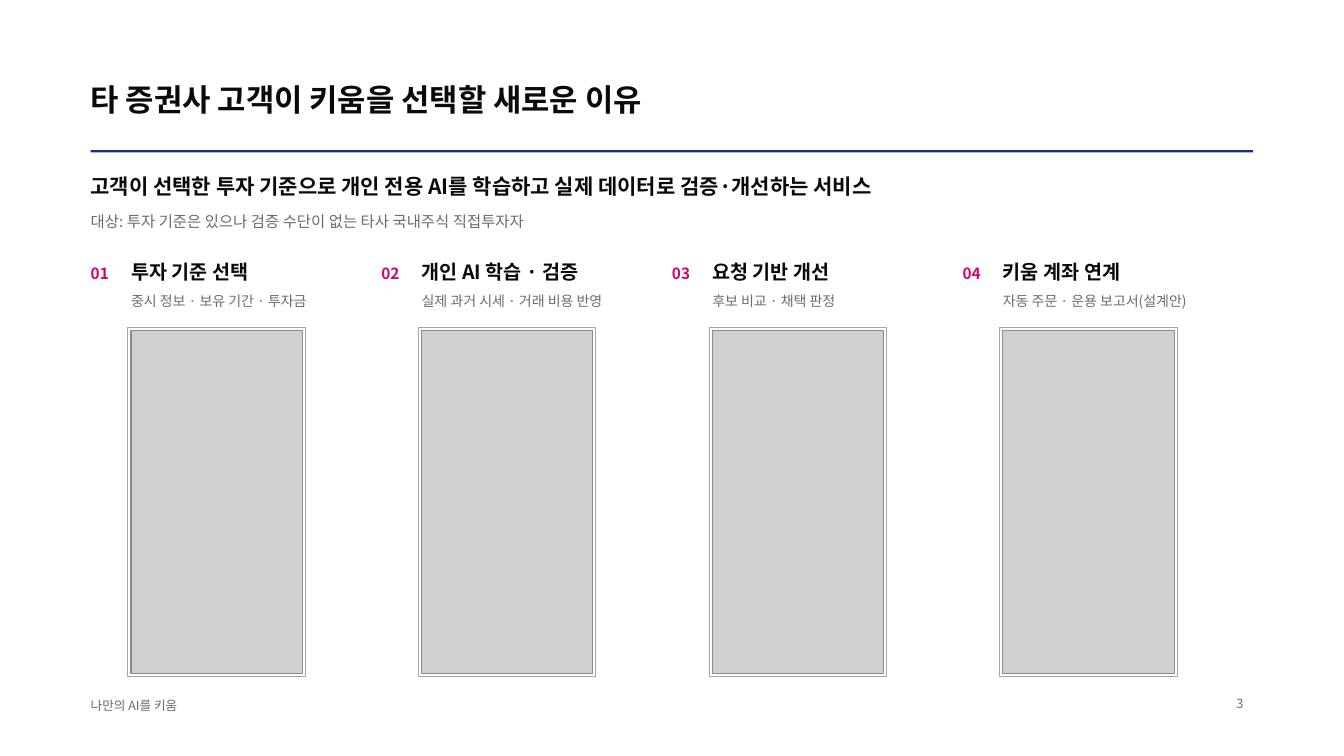
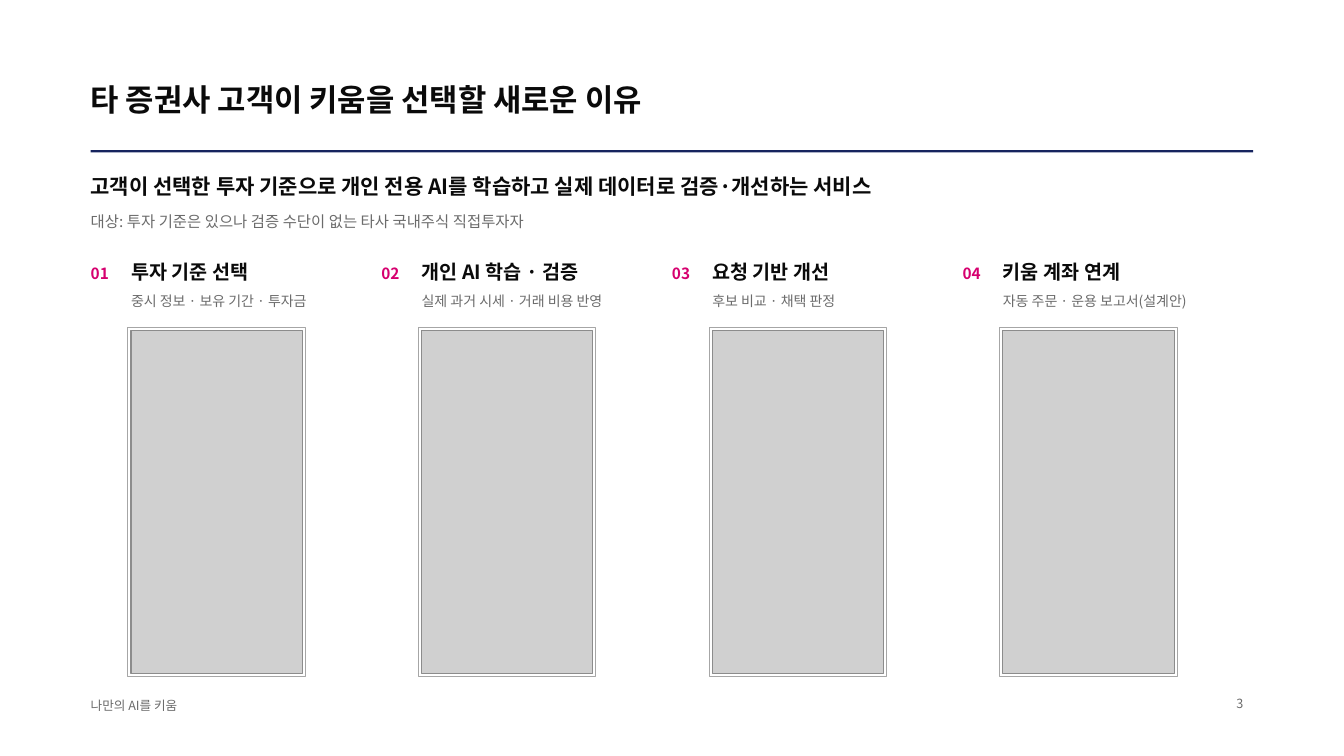
Before and after one commit to kjhoeakjy/why-kw, a slide deck: slide 3 of docs/deck/WhyKiwoom_AI_FACTORY.pptx. Drawn at 1344x756 pixels with LibreOffice and Linux fonts; fonts in the diff are those of the drawing; grey boxes stand for pictures. Boxes give left, top, right and bottom in pixels: in the first picture for what was removed or moved away, otherwise in the second. Text is boxed around its words. In the diff, an @@ line names an element or a change of style, - is before the commit and + after.

```diff
--- a/docs/deck/WhyKiwoom_AI_FACTORY.pptx
+++ b/docs/deck/WhyKiwoom_AI_FACTORY.pptx
@@ line (91, 151) - (1253, 151): stroke #18307E 1.5 pt to #16245E 1.5 pt @@
```
Also in this commit, not shown: 5 other slides changed, 10 other files.
